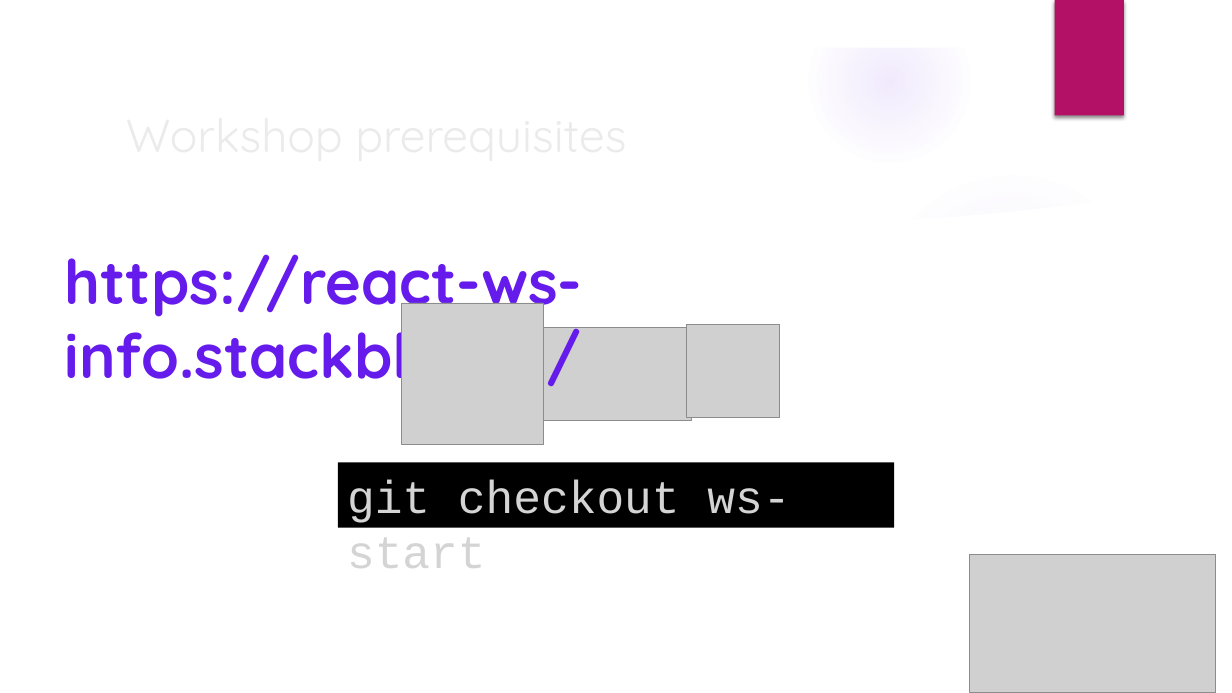
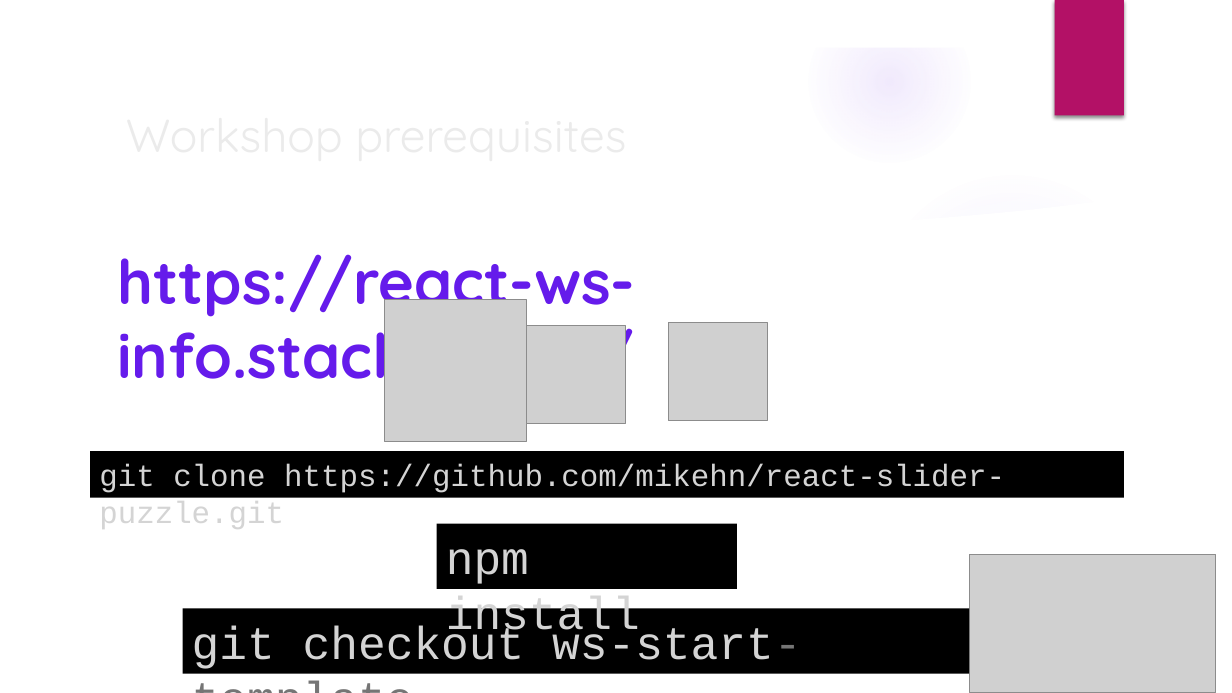
Before and after one commit to mikehn/react-slider-puzzle, a slide deck: slide 38 of React_SWPC_Workshop.pptx. Drawn at 1232x693 pixels with LibreOffice and Linux fonts; fonts in the diff are those of the drawing; grey boxes stand for pictures; background and template pictures are left out. Boxes give left, top, right and bottom in pixels: in the first picture for what was removed or moved away, otherwise in the second. Text is boxed around its words. In the diff, an @@ line names an element or a change of style, - is before the commit and + after.

Commit message:
Update: presentation typo/review fixes

```diff
--- a/React_SWPC_Workshop.pptx
+++ b/React_SWPC_Workshop.pptx
@@ text "https://react-ws-info.stackblitz.io/": place and size @@
-text "https://react-ws-info.stackblitz.io/" at <box>65,254,583,394</box>
+text "https://react-ws-info.stackblitz.io/" at <box>117,254,635,394</box>
@@ picture: place and size @@
-picture at <box>402,303,544,445</box>
+picture at <box>384,300,527,443</box>
@@ picture: place and size @@
-picture at <box>515,328,691,421</box>
+picture at <box>527,325,626,423</box>
@@ picture: place and size @@
-picture at <box>687,325,779,418</box>
+picture at <box>668,323,767,421</box>
@@ rectangle added at <box>91,451,1125,497</box>, fill #000000, 24 pt, text #D4D4D4 @@
+git clone https://github.com/mikehn/react-slider-puzzle.git
@@ rectangle added at <box>437,524,738,590</box>, fill #000000, 36 pt, text #D4D4D4 @@
+npm install
@@ rectangle "git checkout ws-start-template": place and size @@
-rectangle "git checkout ws-start-template" at <box>338,462,895,528</box>
+rectangle "git checkout ws-start-template" at <box>183,609,970,675</box>
@@ text in rectangle at <box>192,626,802,669</box>: text changed @@
-git checkout ws-start
+git checkout ws-start-template
```
Also in this commit, not shown: 7 other slides changed.
